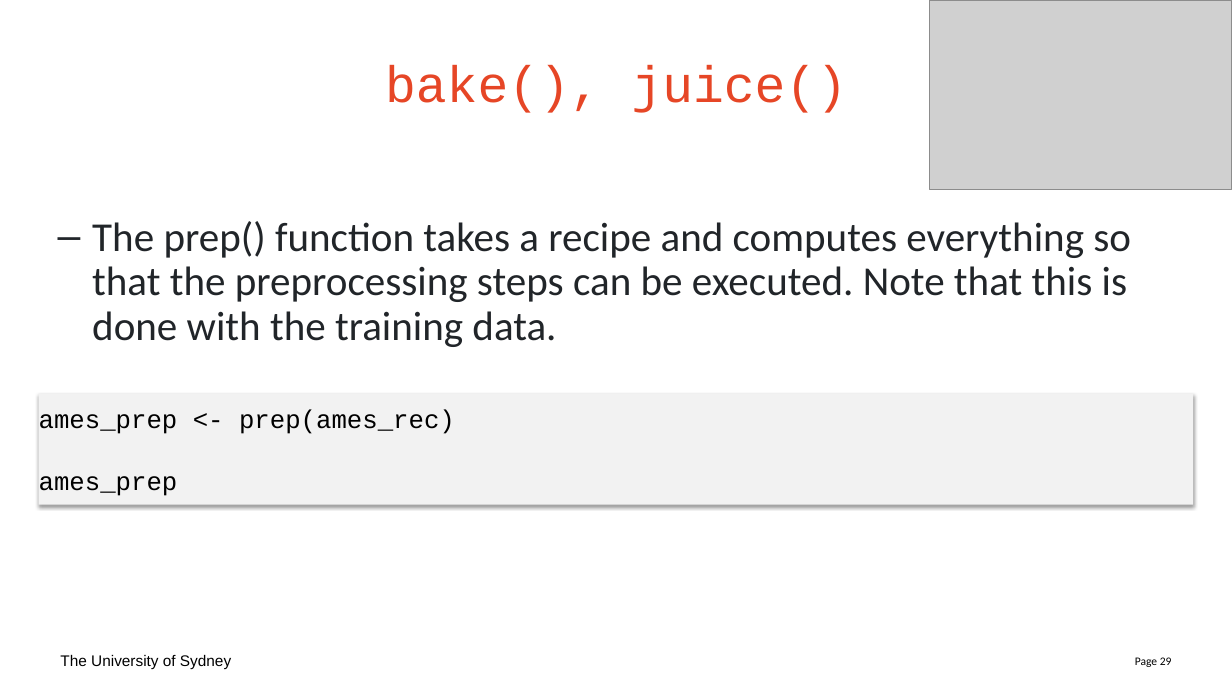
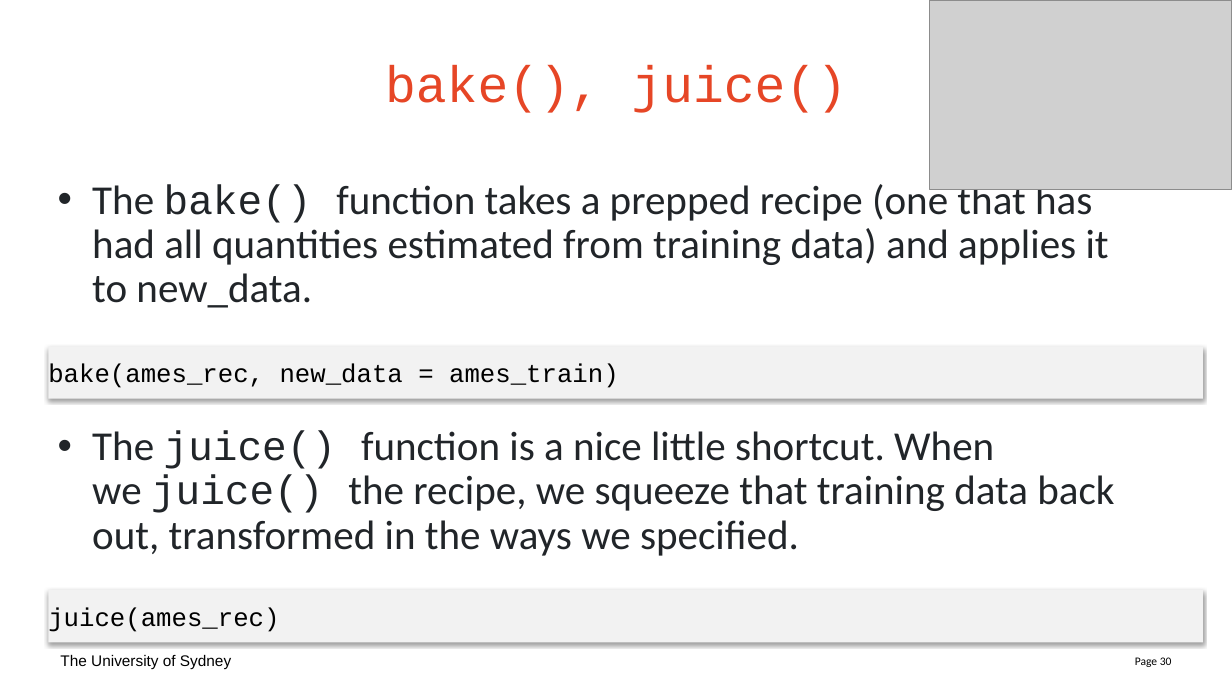
Before and after one commit to Sydney-Informatics-Hub/lessons_mlr_tidymodels, a slide deck: slide 30 of slides/slides.pptx (slide 29 before the commit). Drawn at 1232x693 pixels with LibreOffice and Linux fonts; fonts in the diff are those of the drawing; grey boxes stand for pictures. Boxes give left, top, right and bottom in pixels: in the first picture for what was removed or moved away, otherwise in the second. Text is boxed around its words. In the diff, an @@ line names an element or a change of style, - is before the commit and + after.

```diff
--- a/slides/slides.pptx
+++ b/slides/slides.pptx
@@ text at bbox=[92, 180, 1114, 556]: text changed @@
-– The prep() function takes a recipe and computes everything so that the preprocessing steps can be executed. Note that this is done with the training data.
+• The bake() function takes a prepped recipe (one that has had all quantities estimated from training data) and applies it to new_data.
+• The juice() function is a nice little shortcut. When we juice() the recipe, we squeeze that training data back out, transformed in the ways we specified.
@@ rectangle "bake(ames_rec, new_data = ames_train)": place and size @@
-rectangle "bake(ames_rec, new_data = ames_train)" at bbox=[39, 394, 1194, 506]
+rectangle "bake(ames_rec, new_data = ames_train)" at bbox=[48, 347, 1203, 399]
@@ text in rectangle at bbox=[48, 364, 619, 388]: text changed @@
-ames_prep <- prep(ames_rec)
-ames_prep
+bake(ames_rec, new_data = ames_train)
@@ rectangle added at bbox=[48, 591, 1203, 643], fill #F2F2F2, 20 pt, text #000000 @@
+juice(ames_rec)
@@ page number at bbox=[1135, 657, 1172, 667]: text changed @@
-Page 29
+Page 30
```
Also in this commit, not shown: 2 other slides changed, 16 slides added, 8 other files.
